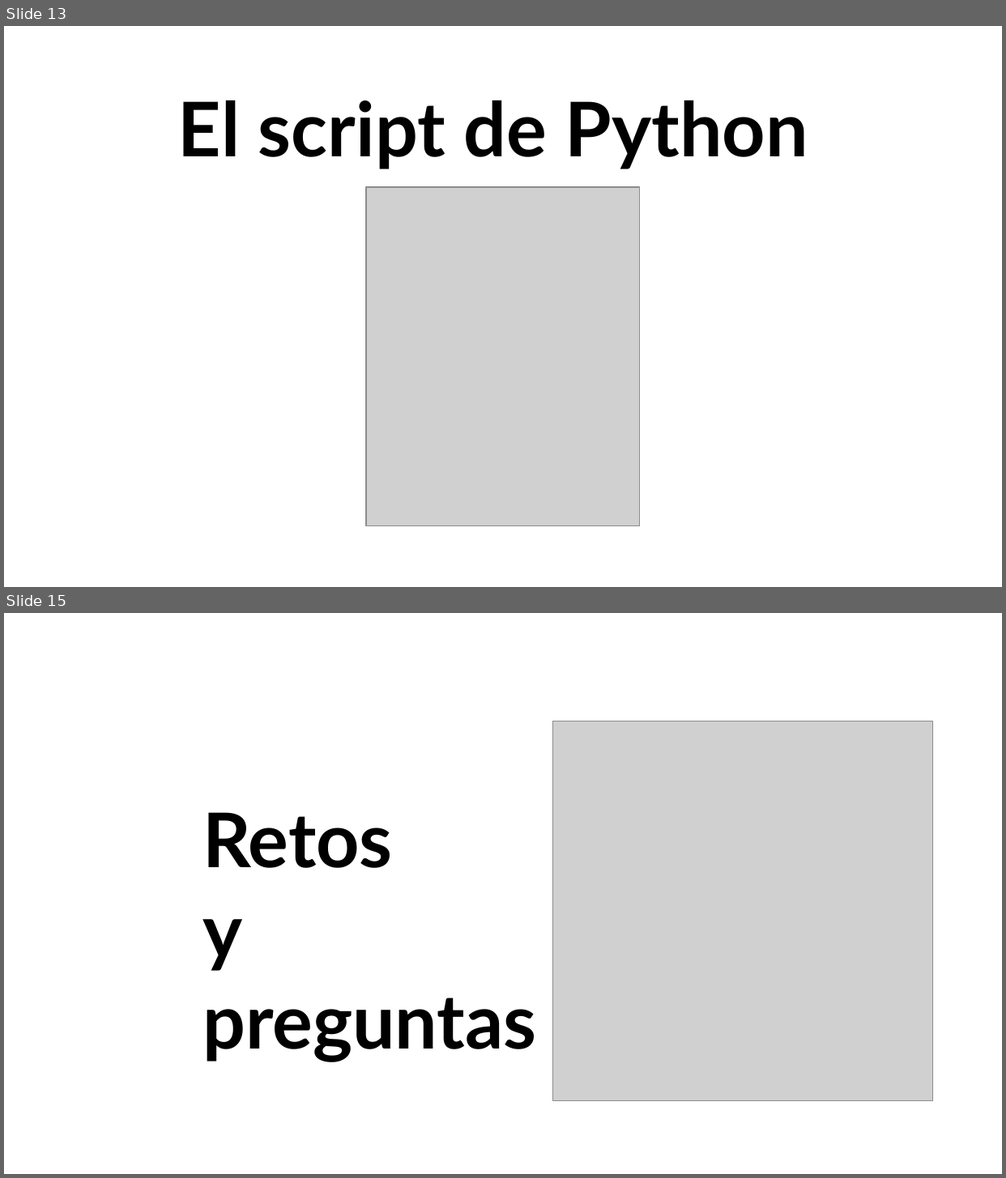
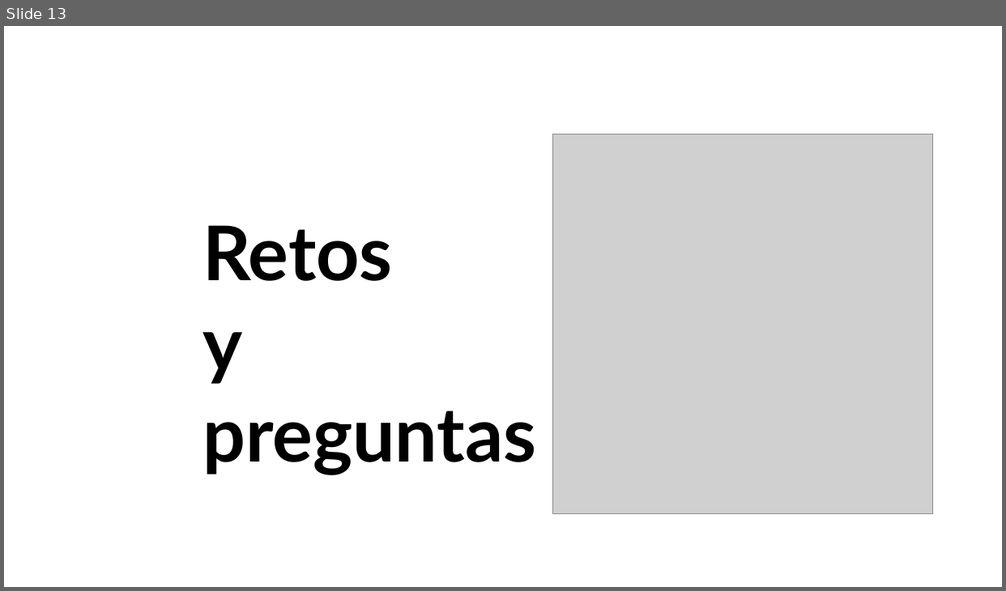
Before and after one commit to uibcdf/Taller-Python, a slide deck: semana_3/slides/slides.odp. Shown one above the other, each under a label of ours: slides 13 and 15 before the commit, slide 13 after it; the slides between them are not shown. The pictures are 1006x1178 and 1006x591 pixels, drawn with LibreOffice and Linux fonts; fonts in the diff are those of the drawing; grey boxes stand for pictures. Boxes give left, top, right and bottom in pixels: in the first picture for what was removed or moved away, otherwise in the second. Text is boxed around its words. In the diff, an @@ line names an element or a change of style, - is before the commit and + after.

```diff
--- a/semana_3/slides/slides.odp
+++ b/semana_3/slides/slides.odp
@@ slide 13 removed at box(4, 26, 1002, 587), background #FFFFFF @@
@@ text removed at box(178, 100, 808, 169) @@
-El script de Python
@@ picture removed at box(366, 187, 640, 527) @@
@@ what was slide 15 is now slide 13 @@
```
Also in this commit, not shown: 1 slide changed, 11 slides added, 12 other slides removed, 5 other files.
